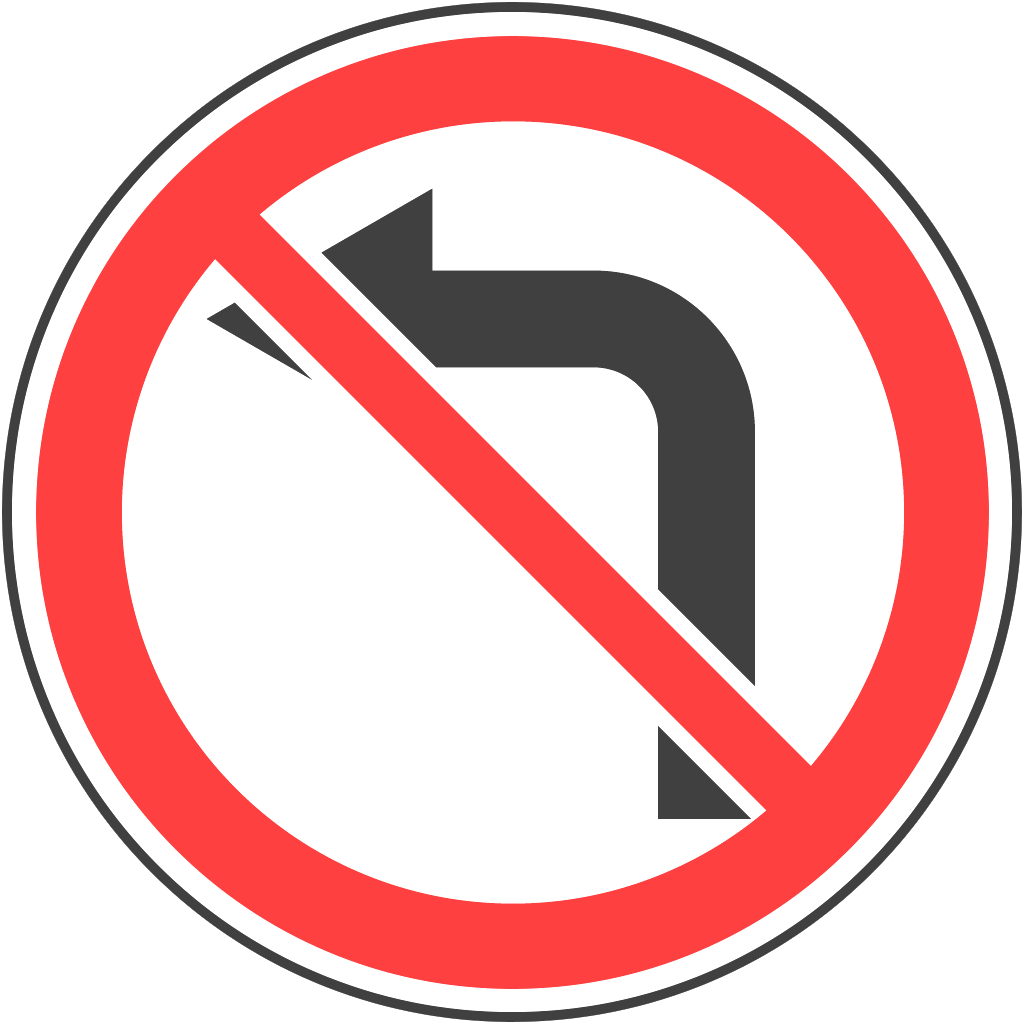
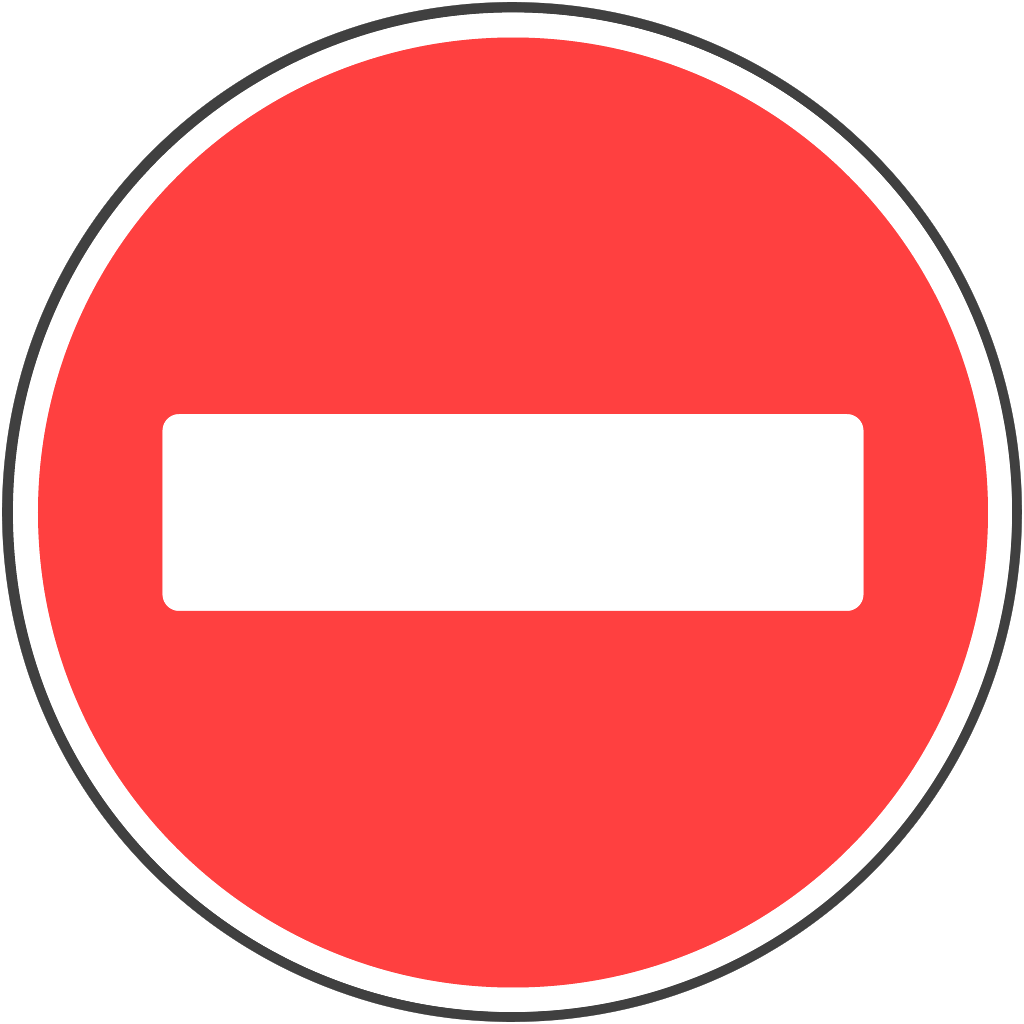
The second 1024 x 1024 image is a revision of the first. Changes to its layers:
hid group "3.18.2" (1 layers) over (40, 39, 986, 986)
hid "Эллипс 1" over (36, 36, 989, 989)
added group "3.1" with 1 layers in group "Группа 1" over (12, 12, 994, 1012)
added layer "Слой 6" in group "3.1" over (12, 12, 994, 1012)